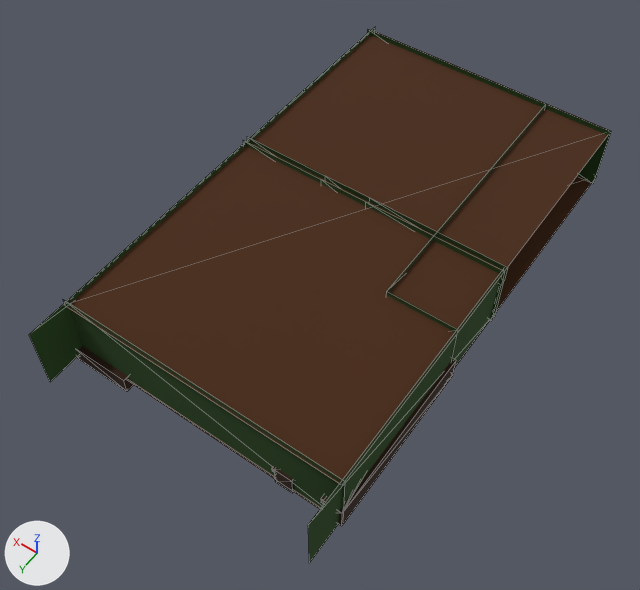
A saved change to the glTF model public/scene-models/bar.glb.
Both versions are drawn from a 50 mm camera at (-38.5, 44.1, 74.7) aimed at (-4.8, -3.0, 0.6). The axes (+X, +Y, +Z) are drawn at lower left. The lights are the same throughout. The older version comes first. Mesh edges are drawn as thin lines on the coarser meshes. Where no turn or scale is listed for an object, it has been applied to the vertices.

Script lines for the objects in view, before the commit:
```python
ob_bar_counter = bpy.data.objects.new('Bar Counter', me_cube_001)
ob_bar_counter.location = (-14.2, 10.6, 1.4)
ob_bar_counter.scale = (3.84, 4.07, 1.19)
ob_bar_shelf = bpy.data.objects.new('Bar Shelf', me_cube)
ob_bar_shelf.location = (-20.3, 7.0, 1.6)
ob_bar_shelf.scale = (1.0, 9.7, 1.33)
ob_ceiling = bpy.data.objects.new('Ceiling', me_plane_003)
ob_ceiling.location = (0.0, 0.0, 7.7)
ob_credits_wall_east = bpy.data.objects.new('credits wall east', me_plane_008)
ob_credits_wall_east.location = (0.0, -35.5, 1.2)
ob_credits_wall_east.rotation_euler = (1.571, 0.0, 0.0)  # degrees (90, 0, 0)
ob_floor = bpy.data.objects.new('Floor', me_plane)
ob_floor.location = (0.0, 0.0, 0.4)
ob_plane = bpy.data.objects.new('Plane', me_plane_001)
ob_plane.location = (0.0, -10.8, 1.2)
ob_plane.rotation_euler = (1.571, 0.0, 0.0)  # degrees (90, 0, 0)
ob_plane_001 = bpy.data.objects.new('Plane.001', me_plane_002)
ob_plane_001.location = (-13.2, -7.3, 1.2)
ob_plane_001.rotation_euler = (1.571, 0.0, 1.571)  # degrees (90, 0, 90)
ob_plane_002 = bpy.data.objects.new('Plane.002', me_plane_004)
ob_plane_002.location = (-20.9, 10.0, 1.2)
ob_plane_002.rotation_euler = (1.571, 0.0, 1.571)  # degrees (90, 0, 90)
ob_stage = bpy.data.objects.new('Stage', me_cube_002)
ob_stage.location = (7.9, 10.4, 0.0)
ob_stage.scale = (3.44, 6.66, 1.0)
# also in view: 'Plane.003' at (-5.0, 16.4, 4.3); 'credits wall west' at (-5.0, -11.5, 4.3); 'Plane.004' at (10.7, -7.7, 4.3)
```
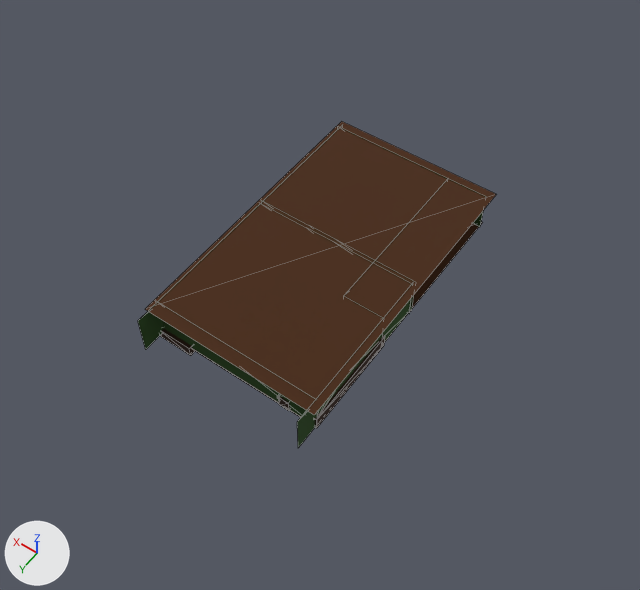
Boxes [x1, y1, x2, y2] around the edits, measured in the pictures (640 x 590 px):
'Ceiling', moved, rescaled (35% narrower, 35% shorter)
    before: [67, 32, 611, 485]
    after: [145, 121, 496, 415]
'Plane.003', moved, rescaled (43% narrower, 45% shorter)
    before: [63, 300, 345, 510]
    after: [156, 301, 317, 417]
'Plane.002', moved, rescaled (41% narrower, 44% shorter)
    before: [308, 269, 504, 563]
    after: [297, 283, 413, 448]
'Plane.004', moved, rescaled (43% narrower, 38% shorter)
    before: [29, 27, 375, 382]
    after: [138, 131, 336, 349]
'Floor', moved, rescaled (37% narrower, 41% shorter)
    before: [128, 176, 592, 509]
    after: [192, 222, 482, 417]
'Bar Shelf', moved, rescaled (40% narrower, 44% shorter)
    before: [321, 359, 456, 526]
    after: [305, 335, 385, 428]
'credits wall east', moved, rescaled (40% narrower, 35% shorter)
    before: [367, 30, 611, 184]
    after: [339, 127, 486, 227]
'Plane', moved, rescaled (42% narrower, 39% shorter)
    before: [243, 140, 504, 321]
    after: [262, 204, 413, 314]
'credits wall west', moved, rescaled (40% narrower, 38% shorter)
    before: [247, 137, 508, 317]
    after: [261, 200, 416, 311]
'Stage', moved, rescaled (38% narrower, 41% shorter)
    before: [77, 346, 134, 391]
    after: [160, 329, 195, 355]
'Plane.001', moved, rescaled (35% narrower, 39% shorter)
    before: [387, 106, 545, 362]
    after: [344, 180, 447, 337]
'Bar Counter', moved, rescaled (mostly hidden afterwards)
    before: [272, 466, 294, 493]
    after: [277, 395, 290, 411]

Patch to the scene script:
```diff
--- a/public/scene-models/bar.glb.py
+++ b/public/scene-models/bar.glb.py
@@ ob_floor @@
 ob_floor = bpy.data.objects.new('Floor', me_plane)
-ob_floor.location = (0.0, 0.0, 0.4)
+ob_floor.location = (-1.1, 0.2, 0.8)
+ob_floor.scale = (0.603, 0.603, 0.603)
@@ ob_bar_counter @@
 ob_bar_counter = bpy.data.objects.new('Bar Counter', me_cube_001)
-ob_bar_counter.location = (-14.2, 10.6, 1.4)
-ob_bar_counter.scale = (3.84, 4.07, 1.19)
+ob_bar_counter.location = (-9.7, 6.6, 1.6)
+ob_bar_counter.scale = (2.32, 2.46, 0.715)
@@ ob_bar_shelf @@
 ob_bar_shelf = bpy.data.objects.new('Bar Shelf', me_cube)
-ob_bar_shelf.location = (-20.3, 7.0, 1.6)
-ob_bar_shelf.scale = (1.0, 9.7, 1.33)
+ob_bar_shelf.location = (-13.4, 4.5, 1.7)
+ob_bar_shelf.scale = (0.603, 5.85, 0.804)
@@ ob_stage @@
 ob_stage = bpy.data.objects.new('Stage', me_cube_002)
-ob_stage.location = (7.9, 10.4, 0.0)
-ob_stage.scale = (3.44, 6.66, 1.0)
+ob_stage.location = (3.7, 6.5, 0.6)
+ob_stage.scale = (2.08, 4.02, 0.603)
@@ ob_ceiling @@
 ob_ceiling = bpy.data.objects.new('Ceiling', me_plane_003)
-ob_ceiling.location = (0.0, 0.0, 7.7)
+ob_ceiling.location = (-1.2, 0.9, 5.5)
+ob_ceiling.scale = (0.638, 0.638, 0.638)
@@ ob_credits_wall_west @@
 ob_credits_wall_west = bpy.data.objects.new('credits wall west', me_plane_007)
-ob_credits_wall_west.location = (0.0, -11.5, 1.2)
+ob_credits_wall_west.location = (-1.1, -6.7, 1.4)
 ob_credits_wall_west.rotation_euler = (1.571, 0.0, 0.0)  # degrees (90, 0, 0)
+ob_credits_wall_west.scale = (0.603, 0.603, 0.603)
@@ ob_credits_wall_east @@
 ob_credits_wall_east = bpy.data.objects.new('credits wall east', me_plane_008)
-ob_credits_wall_east.location = (0.0, -35.5, 1.2)
+ob_credits_wall_east.location = (-1.1, -21.2, 1.4)
 ob_credits_wall_east.rotation_euler = (1.571, 0.0, 0.0)  # degrees (90, 0, 0)
+ob_credits_wall_east.scale = (0.603, 0.603, 0.603)
@@ ob_plane @@
 ob_plane = bpy.data.objects.new('Plane', me_plane_001)
-ob_plane.location = (0.0, -10.8, 1.2)
+ob_plane.location = (-1.1, -6.3, 1.4)
 ob_plane.rotation_euler = (1.571, 0.0, 0.0)  # degrees (90, 0, 0)
+ob_plane.scale = (0.603, 0.603, 0.603)
@@ ob_plane_001 @@
 ob_plane_001 = bpy.data.objects.new('Plane.001', me_plane_002)
-ob_plane_001.location = (-13.2, -7.3, 1.2)
+ob_plane_001.location = (-9.1, -4.2, 1.4)
 ob_plane_001.rotation_euler = (1.571, 0.0, 1.571)  # degrees (90, 0, 90)
+ob_plane_001.scale = (0.603, 0.603, 0.603)
@@ ob_plane_002 @@
 ob_plane_002 = bpy.data.objects.new('Plane.002', me_plane_004)
-ob_plane_002.location = (-20.9, 10.0, 1.2)
+ob_plane_002.location = (-13.7, 6.2, 1.4)
 ob_plane_002.rotation_euler = (1.571, 0.0, 1.571)  # degrees (90, 0, 90)
+ob_plane_002.scale = (0.603, 0.603, 0.603)
@@ ob_plane_003 @@
 ob_plane_003 = bpy.data.objects.new('Plane.003', me_plane_005)
-ob_plane_003.location = (0.0, 16.4, 1.2)
+ob_plane_003.location = (-1.1, 10.1, 1.4)
 ob_plane_003.rotation_euler = (1.571, 0.0, 0.0)  # degrees (90, 0, 0)
+ob_plane_003.scale = (0.603, 0.603, 0.603)
@@ ob_plane_004 @@
 ob_plane_004 = bpy.data.objects.new('Plane.004', me_plane_006)
-ob_plane_004.location = (10.7, 10.0, 1.2)
+ob_plane_004.location = (5.3, 6.2, 1.4)
 ob_plane_004.rotation_euler = (1.571, 0.0, 1.571)  # degrees (90, 0, 90)
+ob_plane_004.scale = (0.603, 0.603, 0.603)
```
